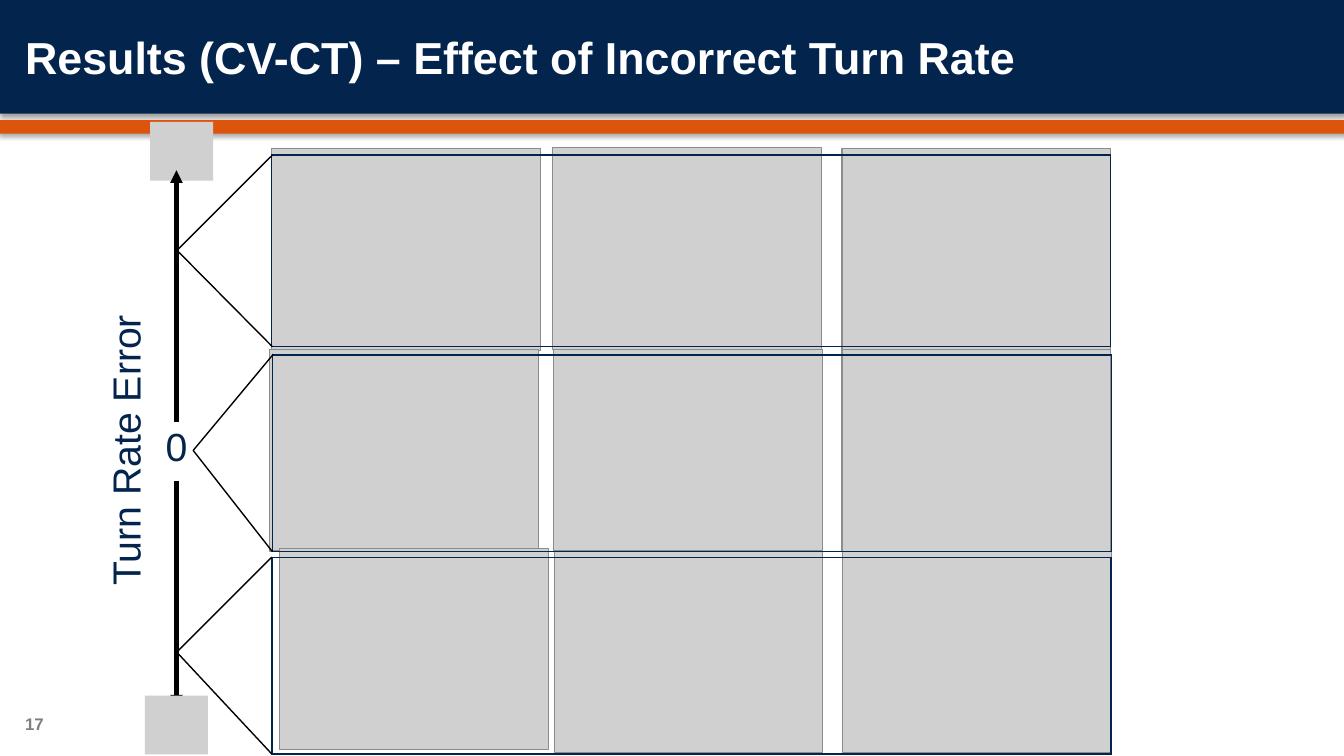
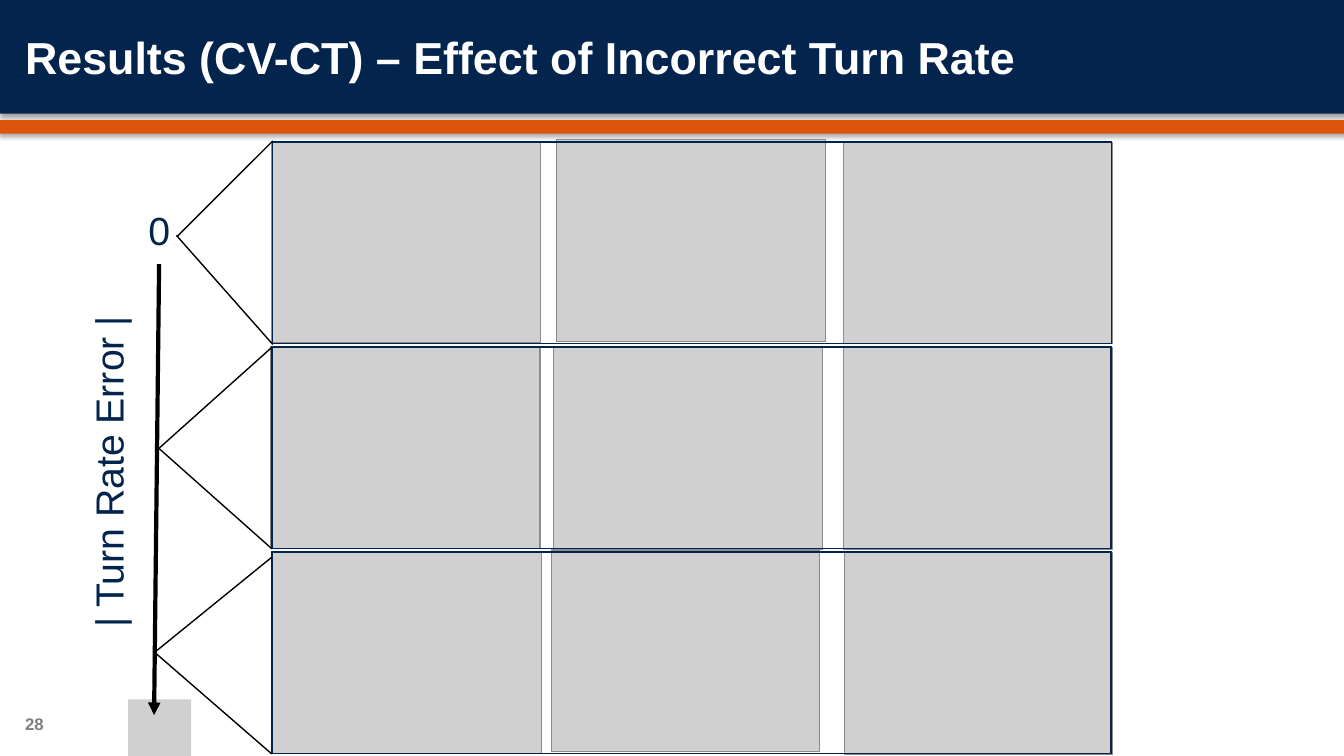
Before and after one commit to orenmillerrr/Optimal-Final-Project, a slide deck: slide 28 of report/OptimalFinalPresentation.pptx (slide 17 before the commit). Drawn at 1344x756 pixels with LibreOffice and Linux fonts; fonts in the diff are those of the drawing; grey boxes stand for pictures; background and template pictures are left out. Boxes give left, top, right and bottom in pixels: in the first picture for what was removed or moved away, otherwise in the second. Text is boxed around its words. In the diff, an @@ line names an element or a change of style, - is before the commit and + after.

```diff
--- a/report/OptimalFinalPresentation.pptx
+++ b/report/OptimalFinalPresentation.pptx
@@ picture removed at <box>150,122,214,180</box> @@
@@ line moved from (272, 155) - (176, 251) to (273, 141) - (177, 237) @@
@@ rectangle: place and size @@
-rectangle at <box>272,155,1111,347</box>
+rectangle at <box>272,142,1111,344</box>
@@ picture: place and size @@
-picture at <box>272,149,541,351</box>
+picture at <box>272,141,540,343</box>
@@ picture: place and size @@
-picture at <box>554,148,823,350</box>
+picture at <box>557,140,826,342</box>
@@ picture: place and size @@
-picture at <box>842,148,1111,350</box>
+picture at <box>844,142,1113,344</box>
@@ arrow removed from (176, 422) to (176, 170) @@
@@ text "0": place and size @@
-text "0" at <box>166,433,188,462</box>
+text "0" at <box>148,217,170,246</box>
@@ line moved from (176, 250) - (272, 347) to (176, 236) - (273, 345) @@
@@ arrow moved from (176, 481) - (176, 708) to (159, 264) - (154, 715) @@
@@ text "| Turn Rate Error |": place and size @@
-text "| Turn Rate Error |" at <box>91,277,160,625</box>
+text "| Turn Rate Error |" at <box>74,298,143,646</box>
@@ text at <box>88,345,132,606</box>: text changed @@
-Turn Rate Error
+| Turn Rate Error |
@@ line moved from (273, 354) - (194, 451) to (272, 347) - (155, 452) @@
@@ picture: place and size @@
-picture at <box>270,350,539,552</box>
+picture at <box>271,347,540,548</box>
@@ rectangle: place and size @@
-rectangle at <box>272,355,1111,552</box>
+rectangle at <box>272,347,1111,548</box>
@@ line moved from (194, 451) - (272, 552) to (159, 449) - (272, 548) @@
@@ line moved from (272, 558) - (176, 653) to (272, 558) - (155, 652) @@
@@ rectangle: place and size @@
-rectangle at <box>272,558,1111,754</box>
+rectangle at <box>272,553,1111,754</box>
@@ picture: place and size @@
-picture at <box>279,548,548,750</box>
+picture at <box>273,552,541,753</box>
@@ picture: place and size @@
-picture at <box>555,552,824,753</box>
+picture at <box>552,551,820,752</box>
@@ line moved from (176, 652) - (272, 754) to (154, 652) - (272, 754) @@
@@ page number at <box>25,718,44,730</box>: text changed @@
-17
+28
@@ picture: place and size @@
-picture at <box>145,696,209,754</box>
+picture at <box>128,700,192,756</box>
```
Also in this commit, not shown: 10 other slides changed, 8 slides added, 2 slides removed, 38 other files.
